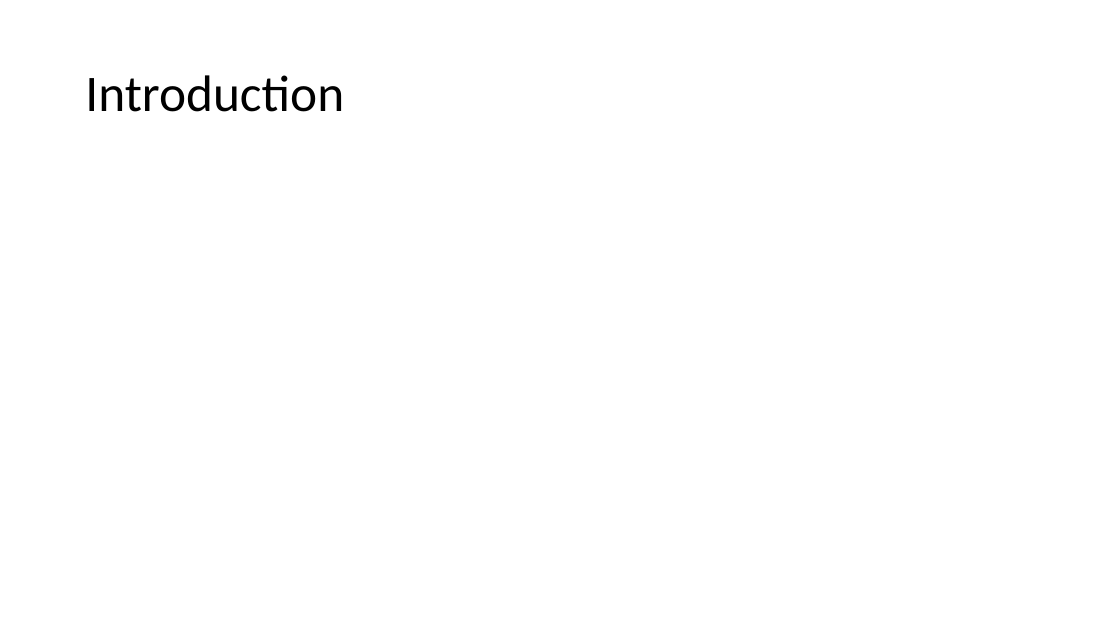
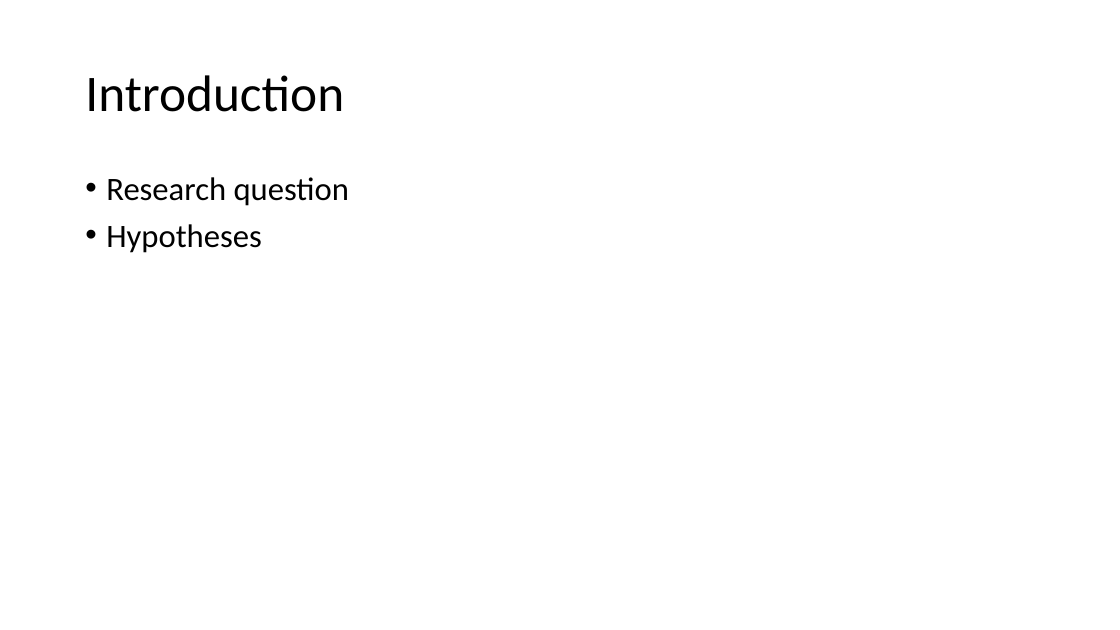
Before and after one commit to rghansen/ES482, a slide deck: slide 2 of ES data project presentation_salmon diet.pptx. Drawn at 1120x630 pixels with LibreOffice and Linux fonts; fonts in the diff are those of the drawing. Boxes give left, top, right and bottom in pixels: in the first picture for what was removed or moved away, otherwise in the second. Text is boxed around its words. In the diff, an @@ line names an element or a change of style, - is before the commit and + after.

```diff
--- a/ES data project presentation_salmon diet.pptx
+++ b/ES data project presentation_salmon diet.pptx
@@ text added at bbox=[106, 177, 349, 253], 28 pt, text #000000 @@
+• Research question
+• Hypotheses
```
Also in this commit, not shown: 2 other slides changed, 6 slides added, 2 slides removed.
